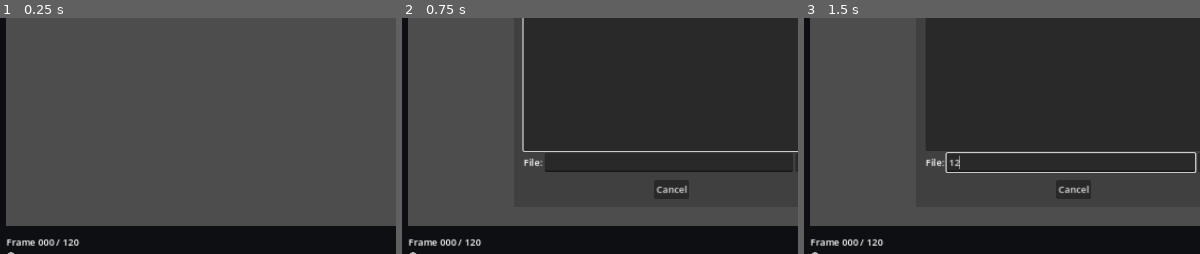
Above: before the commit, frames 1-3 (left to right).
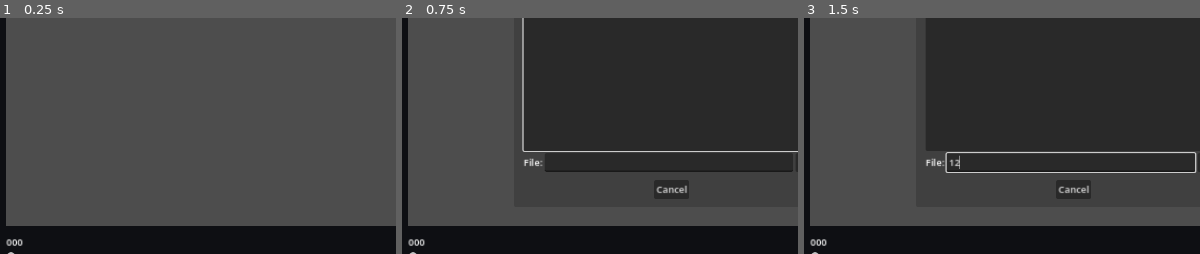
Above: after the commit, the same moments.

Repository: Onnevan/Kabuki
Game: Godot game, scene res://editor/main.tscn
The game is run twice, just before and just after one commit, with the same random seed, the same clock (stepped at 60 frames per second) and the same inputs.
Inputs (mouse positions are % of the whole screen's width and height, from its top left):
- Up to frame 1 (0.25 s): no input
- Up to frame 2 (0.75 s): click "+ Import PNG" at 0.5 s
- Up to frame 3 (1.5 s): click (34, 73) at 1.27 s; type "12" at 1.35 s
The pictures show only the part of the screen within x 0-50%, y 43-93%; the shares and areas given below are measured in that part.

The runs differ from the first frame. In frame 1, 0.4% of the frame differs, in the area x 1-20%, y 93-97%; in frame 2, 0.4%; in frame 3, 0.4%.

Commit message:
Kabuki v0.2: direct canvas interaction foundation

Diff:
--- a/editor/main.gd
+++ b/editor/main.gd
@@ -2,17 +2,22 @@
 
 @onready var viewport: SubViewport = %SceneViewport
 @onready var world_root: Node3D = %WorldRoot
+@onready var camera: Camera3D = %Camera3D
+@onready var canvas: SubViewportContainer = %ViewportContainer
+@onready var object_list: ItemList = %ObjectList
+@onready var frame_slider: HSlider = %FrameSlider
 @onready var frame_label: Label = %FrameLabel
 @onready var status: Label = %Status
-@onready var selected_label: Label = %SelectedLabel
-@onready var blur_slider: HSlider = %BlurSlider
-@onready var glow_slider: HSlider = %GlowSlider
-@onready var exposure_slider: HSlider = %ExposureSlider
-@onready var saturation_slider: HSlider = %SaturationSlider
+@onready var auto_key: CheckButton = %AutoKey
 @onready var interpolation: OptionButton = %Interpolation
 var selected: RuntimeObject
+var runtime_objects: Array[RuntimeObject] = []
 var playing := false
 var accumulator := 0.0
+var dragging := false
+var panning := false
+var drag_offset := Vector3.ZERO
+var last_mouse := Vector2.ZERO
 
 func _ready() -> void:
 	ProjectStore.frame_changed.connect(_on_frame_changed)
@@ -26,68 +31,106 @@
 			accumulator = 0.0
 			ProjectStore.set_frame((ProjectStore.current_frame + 1) % (ProjectStore.duration_frames + 1))
 
-func _unhandled_key_input(event: InputEvent) -> void:
-	if event.is_action_pressed("frame_prev"): ProjectStore.set_frame(ProjectStore.current_frame - 1)
-	if event.is_action_pressed("frame_next"): ProjectStore.set_frame(ProjectStore.current_frame + 1)
-
-func _on_import_pressed() -> void:
-	%FileDialog.popup_centered_ratio(0.7)
+func _on_import_pressed() -> void: %FileDialog.popup_centered_ratio(0.7)
 
 func _on_file_selected(path: String) -> void:
 	var img := Image.load_from_file(path)
 	if img == null or img.is_empty(): status.text = "Could not load image"; return
 	var obj := MotionObject.new(path.get_file(), "image_mesh", "prop")
 	ProjectStore.add_object(obj)
-	var runtime := RuntimeObject.new(); world_root.add_child(runtime); runtime.setup(obj, img)
-	runtime.position = Vector3(0,0,0)
-	selected = runtime
-	selected_label.text = obj.name + "  [ImageMesh / Prop]"
-	status.text = "Imported → alpha sampled → Delaunay mesh generated"
-	_sync_controls()
+	var runtime := RuntimeObject.new()
+	world_root.add_child(runtime); runtime.setup(obj, img)
+	runtime.position = Vector3(runtime_objects.size() * 0.12, 0, 0)
+	runtime.model.transform.origin = runtime.position
+	runtime_objects.append(runtime)
+	object_list.add_item(obj.name)
+	object_list.set_item_metadata(object_list.item_count - 1, obj.id)
+	_select(runtime)
+	status.text = "Imported %s" % obj.name
 
-func _interp_name() -> String:
-	return ["hold","linear","ease"][interpolation.selected]
+func _select(obj: RuntimeObject) -> void:
+	selected = obj
+	for r in runtime_objects: r.set_selected(r == selected)
+	for i in object_list.item_count:
+		if object_list.get_item_metadata(i) == obj.model.id:
+			object_list.select(i); break
+	%SelectionLabel.text = obj.model.name
 
-func _on_key_position_pressed() -> void:
+func _on_object_selected(index: int) -> void:
+	var id = object_list.get_item_metadata(index)
+	for r in runtime_objects:
+		if r.model.id == id: _select(r); return
+
+func _on_delete_pressed() -> void:
 	if selected == null: return
-	ProjectStore.set_key(selected.model.id,"transform.position",ProjectStore.current_frame,selected.position,_interp_name())
-	status.text = "Position key @ frame %d" % ProjectStore.current_frame
+	var idx := runtime_objects.find(selected)
+	if idx >= 0:
+		runtime_objects.remove_at(idx); object_list.remove_item(idx)
+	selected.queue_free(); selected = null; %SelectionLabel.text = "Nothing selected"
 
-func _on_effect_changed(value: float, path: String) -> void:
-	if selected == null: return
-	selected.material.set_shader_parameter(path.trim_prefix("effects."), value)
-	selected.model.set_property_path(path,value)
+func _on_duplicate_pressed() -> void:
+	status.text = "Duplicate is reserved for the next pass"
 
-func _on_key_effects_pressed() -> void:
-	if selected == null: return
-	for pair in [["effects.blur",blur_slider.value],["effects.glow",glow_slider.value],["effects.exposure",exposure_slider.value],["effects.saturation",saturation_slider.value]]:
-		ProjectStore.set_key(selected.model.id,pair[0],ProjectStore.current_frame,pair[1],_interp_name())
-	status.text = "Effect keys @ frame %d" % ProjectStore.current_frame
+func _interp_name() -> String: return ["hold","linear","ease"][interpolation.selected]
+
+func _key_position() -> void:
+	if selected: ProjectStore.set_key(selected.model.id,"transform.position",ProjectStore.current_frame,selected.position,_interp_name())
+
+func _on_canvas_gui_input(event: InputEvent) -> void:
+	if event is InputEventMouseButton:
+		last_mouse = event.position
+		if event.button_index == MOUSE_BUTTON_WHEEL_UP and event.pressed: camera.position.z = maxf(0.5, camera.position.z - 0.25)
+		elif event.button_index == MOUSE_BUTTON_WHEEL_DOWN and event.pressed: camera.position.z += 0.25
+		elif event.button_index == MOUSE_BUTTON_MIDDLE:
+			panning = event.pressed
+		elif event.button_index == MOUSE_BUTTON_LEFT:
+			if event.pressed:
+				var hit := _pick(event.position)
+				if hit != null:
+					_select(hit); dragging = true
+					var world := _screen_to_plane(event.position, hit.position.z)
+					drag_offset = hit.position - world
+				else:
+					selected = null
+					for r in runtime_objects: r.set_selected(false)
+					object_list.deselect_all(); %SelectionLabel.text = "Nothing selected"
+			else:
+				if dragging and auto_key.button_pressed: _key_position()
+				dragging = false
+	elif event is InputEventMouseMotion:
+		if panning:
+			camera.position.x -= event.relative.x * camera.position.z * 0.0015
+			camera.position.y += event.relative.y * camera.position.z * 0.0015
+		elif dragging and selected:
+			selected.position = _screen_to_plane(event.position, selected.position.z) + drag_offset
+			selected.model.transform.origin = selected.position
+		last_mouse = event.position
+
+func _pick(pos: Vector2) -> RuntimeObject:
+	var best: RuntimeObject = null
+	var best_d := 999999.0
+	for r in runtime_objects:
+		var sp := camera.unproject_position(r.global_position)
+		var radius := maxf(28.0, r.screen_radius(camera, viewport.size))
+		var d := sp.distance_to(pos)
+		if d <= radius and d < best_d: best = r; best_d = d
+	return best
+
+func _screen_to_plane(pos: Vector2, z_plane: float) -> Vector3:
+	var origin := camera.project_ray_origin(pos)
+	var dir := camera.project_ray_normal(pos)
+	if absf(dir.z) < 0.0001: return Vector3.ZERO
+	var t := (z_plane - origin.z) / dir.z
+	return origin + dir * t
 
 func _on_frame_changed(frame: int) -> void:
-	frame_label.text = "Frame %03d / %03d" % [frame,ProjectStore.duration_frames]
-	%FrameSlider.value = frame
-	for n in world_root.get_children():
-		if n is RuntimeObject: n.apply_frame(frame)
-	_sync_controls()
-
-func _sync_controls() -> void:
-	if selected == null or selected.material == null: return
-	var blur_value = selected.material.get_shader_parameter("blur")
-	var glow_value = selected.material.get_shader_parameter("glow")
-	var exposure_value = selected.material.get_shader_parameter("exposure")
-	var saturation_value = selected.material.get_shader_parameter("saturation")
-	blur_slider.value = 0.0 if blur_value == null else float(blur_value)
-	glow_slider.value = 0.0 if glow_value == null else float(glow_value)
-	exposure_slider.value = 0.0 if exposure_value == null else float(exposure_value)
-	saturation_slider.value = 1.0 if saturation_value == null else float(saturation_value)
+	frame_label.text = "%03d" % frame
+	frame_slider.set_value_no_signal(frame)
+	for r in runtime_objects: r.apply_frame(frame)
 
 func _on_frame_slider_value_changed(value: float) -> void: ProjectStore.set_frame(int(value))
-func _on_prev_pressed() -> void: ProjectStore.set_frame(ProjectStore.current_frame-1)
-func _on_next_pressed() -> void: ProjectStore.set_frame(ProjectStore.current_frame+1)
-func _on_play_pressed() -> void: playing = not playing; %PlayButton.text = "Pause" if playing else "Play"
-
-func _on_nudge_pressed(axis: Vector3) -> void:
-	if selected == null: return
-	selected.position += axis * 0.1
-	selected.model.transform.origin = selected.position
+func _on_prev_pressed() -> void: ProjectStore.set_frame(ProjectStore.current_frame - 1)
+func _on_next_pressed() -> void: ProjectStore.set_frame(ProjectStore.current_frame + 1)
+func _on_play_pressed() -> void:
+	playing = not playing; %PlayButton.text = "PAUSE" if playing else "PLAY"
+func _on_key_pressed() -> void: _key_position()
